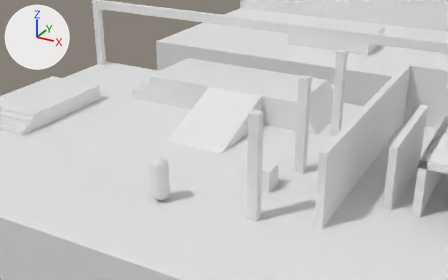
The glTF model apps/samples/character/assets/level/course.glb: old version first, new version second.
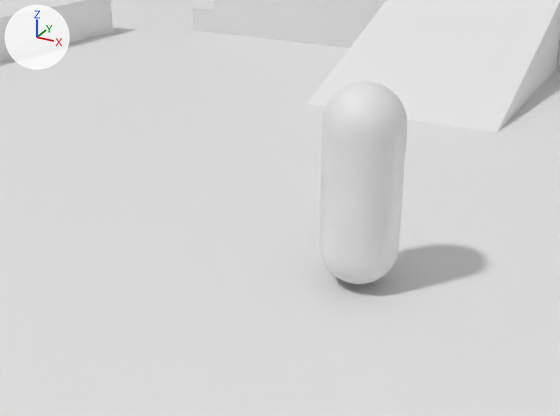
Each version appears first from a camera (50 mm lens) standing at (12.49, -27.58, 11.94) and looking at (1.87, -8.28, 2.29), and next in a close-up from a camera (50 mm lens) standing at (2.35, -15.72, 3.41) and looking at (-0.57, -10.4, 0.75). Arrows for +X, +Y and +Z are at upper left; the lights stay in place. The last two pictures show the newer version. Where no turn or scale is listed for an object, it has been applied to the vertices.

Objects in the first close-up: 'Body', 'Deck', 'Floor south', 'Ramp 20 deg', 'Step 0.2 m 1', 'Step 0.2 m 2', 'Step 0.2 m 3', 'Step 0.2 m 4', 'Step 0.5 m 1', 'Step 0.5 m 2'.
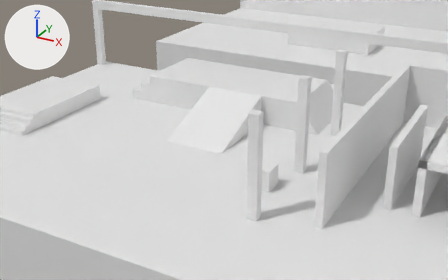
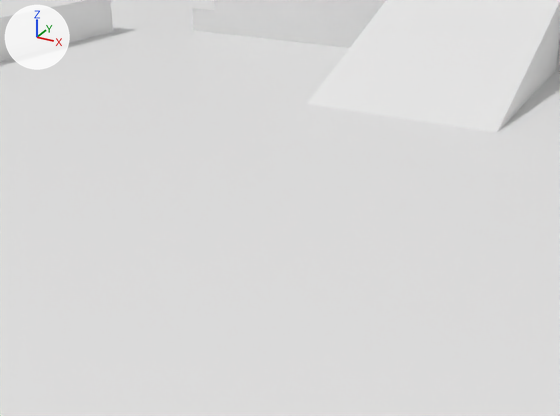
Boxes (x1, y1, x2, y2) around the edits, measured in the close-ups (560 x 416 px):
'Body', deleted
    before: (319, 82, 407, 284)

Patch to the scene script:
```diff
--- a/apps/samples/character/assets/level/course.glb.py
+++ b/apps/samples/character/assets/level/course.glb.py
@@ ob_body @@
-ob_body = bpy.data.objects.new('Body', me_body)
-ob_body.location = (0.0, -10.0, 0.92)
```
